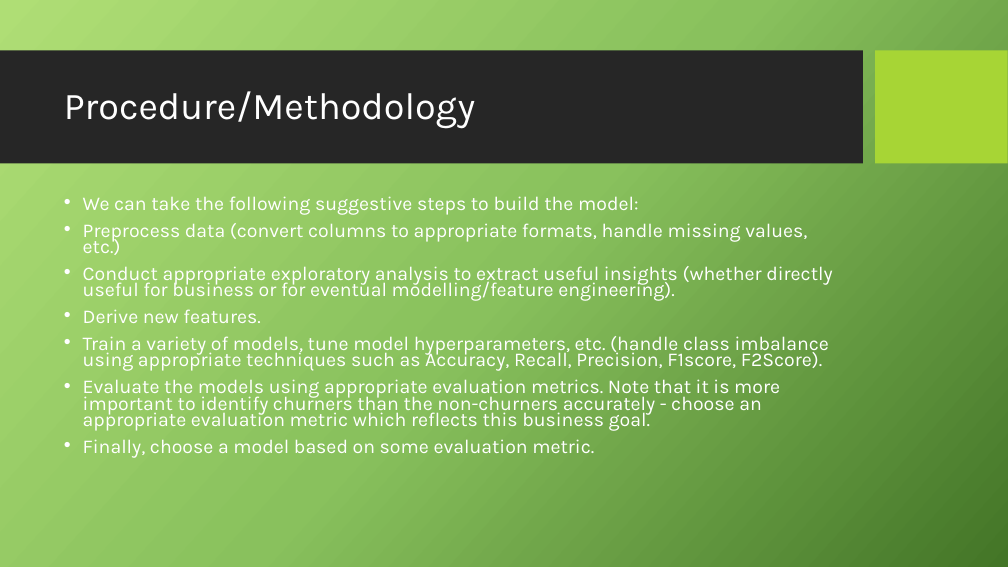
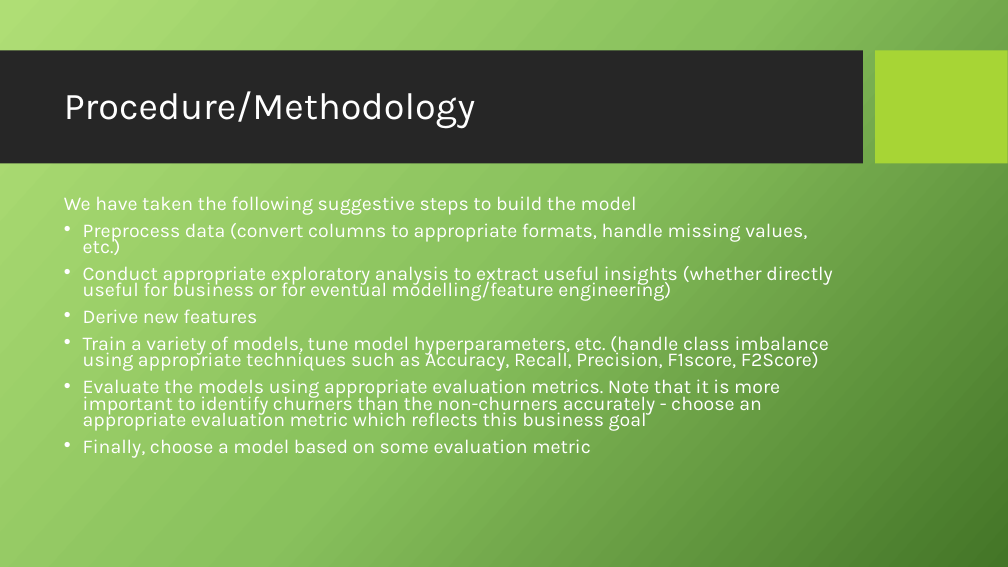
Before and after one commit to Kevin-McConchie/project4fork, a slide deck: slide 8 of Telecom Customer Church - Presentation.pptx (slide 5 before the commit). Drawn at 1008x567 pixels with LibreOffice and Linux fonts; fonts in the diff are those of the drawing; background and template pictures are left out. Boxes give left, top, right and bottom in pixels: in the first picture for what was removed or moved away, otherwise in the second. Text is boxed around its words. In the diff, an @@ line names an element or a change of style, - is before the commit and + after.

```diff
--- a/Telecom Customer Church - Presentation.pptx
+++ b/Telecom Customer Church - Presentation.pptx
@@ text at bbox=[64, 196, 637, 215]: text changed @@
-• We can take the following suggestive steps to build the model:
+We have taken the following suggestive steps to build the model
@@ text at bbox=[83, 266, 832, 458]: text changed @@
-• Conduct appropriate exploratory analysis to extract useful insights (whether directly useful for business or for eventual modelling/feature engineering).
-• Derive new features.
-• Train a variety of models, tune model hyperparameters, etc. (handle class imbalance using appropriate techniques such as Accuracy, Recall, Precision, F1score, F2Score).
-• Evaluate the models using appropriate evaluation metrics. Note that it is more important to identify churners than the non-churners accurately - choose an appropriate evaluation metric which reflects this business goal.
-• Finally, choose a model based on some evaluation metric.
+• Conduct appropriate exploratory analysis to extract useful insights (whether directly useful for business or for eventual modelling/feature engineering)
+• Derive new features
+• Train a variety of models, tune model hyperparameters, etc. (handle class imbalance using appropriate techniques such as Accuracy, Recall, Precision, F1score, F2Score)
+• Evaluate the models using appropriate evaluation metrics. Note that it is more important to identify churners than the non-churners accurately - choose an appropriate evaluation metric which reflects this business goal
+• Finally, choose a model based on some evaluation metric
```
Also in this commit, not shown: 6 other slides changed, 19 slides added, 9 slides removed.
